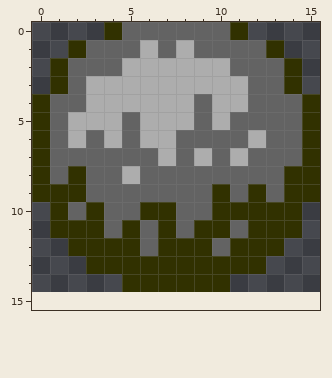
Two states of a pixel-art sprite, model/src/main/resources/rock.png. Above: the version before the commit.
The file is 16x15 pixels. The old version is drawn lined up with the new one, on the new canvas.
Once edited:
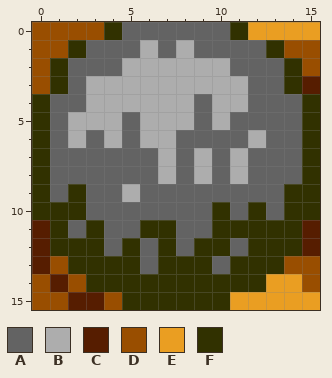
Palette (. is transparent): A #636363  B #adadad  C #561d00  D #994e00  E #ea9e22  F #313100
The edit:
canvas 16x15 -> 16x16
@@ x 0..15 @@
- 0 ....FAAAAAAF....
- 1 ..FAAABABAAAAF..
- 2 .FAAABBBBBBAAAF.
- 3 .FABBBBBBBBBAAF.
+ 0 DDDDFAAAAAAFEEEE
+ 1 DDFAAABABAAAAFDD
+ 2 DFAAABBBBBBAAAFD
+ 3 DFABBBBBBBBBAAFC
  4 FAABBBBBBABBAAAF
@@ x 0..15 @@
  7 FAAAAAABABABAAAF
- 8 FAFAABAAAAAAAAFF
- 9 FFFAAAAAAAFAFAFF
-10 .FAFAAFFAAFFFFF.
-11 .FFFAFAFAFFAFFF.
-12 ..FFFFAFFFAFFF..
-13 ...FFFFFFFFFF...
-14 .....FFFFFF.....
-15 ................
+ 8 FAAAAAABABABAAAF
+ 9 FAFAABAAAAAAAAFF
+10 FFFAAAAAAAFAFAFF
+11 CFAFAAFFAAFFFFFC
+12 CFFFAFAFAFFAFFFC
+13 CDFFFFAFFFAFFFDD
+14 DCDFFFFFFFFFFEED
+15 DDCCDFFFFFFEEEEE
Boxes around the changes in both pictures, in picture pixels (x1, y1, x2, y2):
changed: (32, 22, 320, 310)
